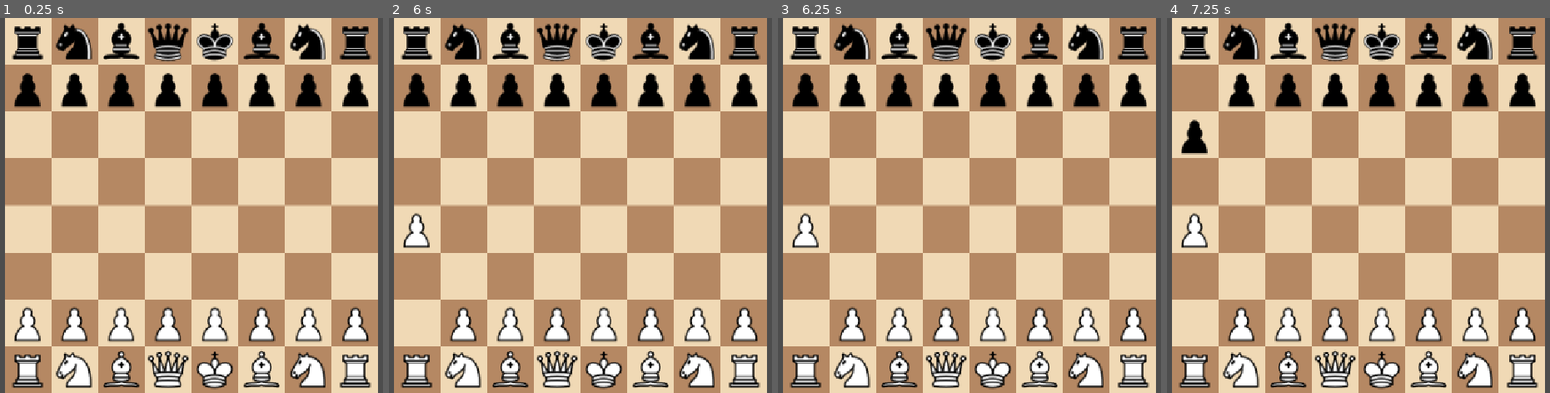
Above: before the commit, frames 1-4 (left to right).
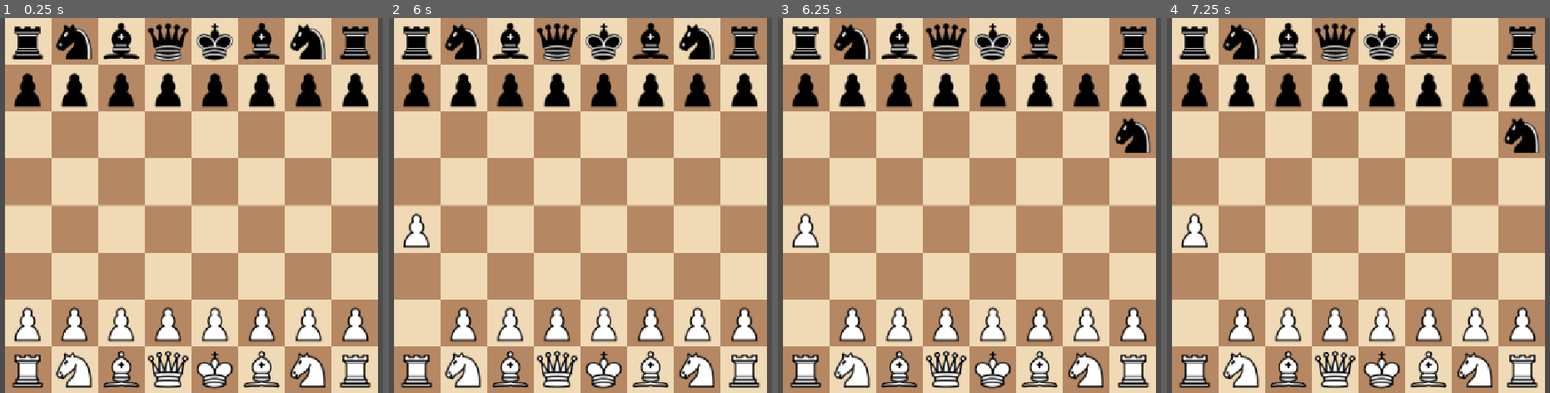
Above: after the commit, the same moments.

Repository: Australiaisfake7/Pozzo
Game: Godot game, scene res://Scenes/main.tscn
The game is run twice, just before and just after one commit, with the same random seed, the same clock (stepped at 60 frames per second) and the same inputs.
Inputs (mouse positions are in pixels of both pictures, inside the frame that each line leads up to):
- Up to frame 1 (0.25 s): no input
- Up to frame 2 (6 s): click (415, 321) at 0.52 s; click (415, 321) at 1.27 s; click (415, 321) at 2.02 s; tap Enter at 2.75, 4.25, 5.75 s; move the mouse to (726, 186) at 2.77 s; tap Space at 3.5, 5 s; move the mouse to (446, 224) at 3.52 s; move the mouse to (645, 123) at 4.27 s; move the mouse to (546, 280) at 5.02 s; move the mouse to (outside the picture) at 5.77 s
- Up to frame 3 (6.25 s): no input
- Up to frame 4 (7.25 s): tap Space at 6.5 s; move the mouse to (outside the picture) at 6.52 s

Frames 1-2 are identical in both runs. In frame 3, 1.3% of the frame differs, in the area x 75-98%, y 1-36%; in frame 4, 2.1%, in the area x 3-98%, y 1-37%.

Commit message:
Added move ordering and iterative deepening

Diff:
--- a/Scenes/main.tscn
+++ b/Scenes/main.tscn
@@ -23,8 +23,8 @@
 anchor_bottom = 1.0
 grow_horizontal = 2
 grow_vertical = 2
-size_flags_horizontal = 3
-size_flags_vertical = 3
+size_flags_horizontal = 4
+size_flags_vertical = 4
 stretch_mode = 1
 
 [node name="Board" parent="AspectRatioContainer" unique_id=544428359 instance=ExtResource("1_8gbba")]
--- a/Scripts/board.gd
+++ b/Scripts/board.gd
@@ -133,7 +133,7 @@
 		_make_move(move)
 
 func _run_engine(boards_copy : PackedInt64Array, is_white_turn : bool, depth : int, castle_rights : Array[bool]) -> void:
-	var move : Move = ChessEngine.find_best_move(boards_copy, is_white_turn, depth, castle_rights)
+	var move : Move = ChessEngine.find_best_move(boards_copy, is_white_turn, 2500, castle_rights)
 
 	call_deferred("_on_engine_finished", move)
 
--- a/Scripts/chess_engine.gd
+++ b/Scripts/chess_engine.gd
@@ -1,6 +1,12 @@
 class_name ChessEngine
 
-const piece_values : PackedInt64Array = [120, 300, 340, 500, 900, 0]
+const PIECE_VALUES : PackedInt64Array = [120, 300, 340, 500, 900, 0]
+const MAX_DEPTH = 8
+
+# Debug vars
+static var nodes_searched : int = 0
+static var max_depth_searched : int = 0
+static var time_in_check : int = 0
 
 class Ray:
 	enum {ROOK, BISHOP, KNIGHT, INVALID}
@@ -224,6 +230,7 @@
 
 static func _is_check(boards : PackedInt64Array, is_white_turn : bool) -> bool:
 	# is_white_turn represents side being checked for check, i.e. the one currently moving
+	var start_time : int = Time.get_ticks_msec()
 
 	var white_board : int = boards[0] | boards[1] | boards[2] | boards[3] | boards[4] | boards[5]
 	var black_board : int = boards[6] | boards[7] | boards[8] | boards[9] | boards[10] | boards[11]
@@ -241,20 +248,24 @@
 
 	for pos in _knight_moves(king_pos, boards, is_white_turn):
 		if _is_piece_at(pos, boards[1 + 6 - color_offset]):
+			time_in_check += Time.get_ticks_msec() - start_time
 			return true
 
 	# Rook or queen
 	for pos in _sliding_moves(king_pos, true, false, boards, is_white_turn):
 		if _is_piece_at(pos, boards[3 + 6 - color_offset]) || _is_piece_at(pos, boards[4 + 6 - color_offset]):
+			time_in_check += Time.get_ticks_msec() - start_time
 			return true
 
 	# Bishop or queen
 	for pos in _sliding_moves(king_pos, false, true, boards, is_white_turn):
 		if _is_piece_at(pos, boards[2 + 6 - color_offset]) || _is_piece_at(pos, boards[4 + 6 - color_offset]):
+			time_in_check += Time.get_ticks_msec() - start_time
 			return true
 
 	for pos in _king_moves(king_pos, boards, is_white_turn, false):
 		if _is_piece_at(pos, boards[5 + 6 - color_offset]):
+			time_in_check += Time.get_ticks_msec() - start_time
 			return true
 
 	# Check attacking pawns
@@ -272,8 +283,10 @@
 				continue
 
 			if _is_piece_at(offset_file + offset_rank * 8, boards[6 - color_offset]):
+				time_in_check += Time.get_ticks_msec() - start_time
 				return true
 
+	time_in_check += Time.get_ticks_msec() - start_time
 	return false
 
 static func _boards_after_move(move : Move, boards : PackedInt64Array) -> PackedInt64Array:
@@ -607,17 +620,48 @@
 	var sum : int = 0
 
 	for piece in pieces:
-		sum += piece_values[piece % 6] * (1 if piece < 6 else -1)
+		sum += PIECE_VALUES[piece % 6] * (1 if piece < 6 else -1)
 
 	return sum / 100.0
+
+# Sort moves for efficient alpha beta search
+static func _sort_moves(boards : PackedInt64Array, moves : Array[Move], last_best : Move, is_white_turn : bool) -> Array[Move]:
+	var moves_and_scores : Array
+
+	var color_offset: int = 6 if is_white_turn else 0
+	for move in moves:
+		var scored : bool = false
+		if last_best != null && move.start_pos == last_best.start_pos && move.end_pos == last_best.end_pos:
+			moves_and_scores.append([move, 10000])
+			continue
+		for i in range(color_offset, color_offset + 6):
+			if _is_piece_at(move.end_pos, boards[i]):
+				var capture_value : int = PIECE_VALUES[i % 6]
+				var attacker_value : int = PIECE_VALUES[move.type % 6]
+				moves_and_scores.append([move, capture_value - attacker_value + 1000])
+				scored = true
+				break
+		if !scored:
+			moves_and_scores.append([move, 0])
+
+	moves_and_scores.sort_custom(func(a, b): return a[1] > b[1])
+	var sorted_moves : Array[Move] = []
+
+	for move in moves_and_scores:
+		sorted_moves.append(move[0])
+
+	return sorted_moves
 
 # Negamax search
 static func _tree_search_eval(boards : PackedInt64Array, is_white_turn : bool, depth : int, alpha : float, beta : float, castle_rights : Array[bool]) -> float:
+	nodes_searched += 1
+
 	if depth == 0:
 		# Static eval
 		return _static_eval(boards, is_white_turn) * (1 if is_white_turn else -1)
 
 	var legal_moves : Array[Move] = _get_pseudo_legal_moves(boards, is_white_turn)
+	legal_moves = _sort_moves(boards, legal_moves, null, is_white_turn)
 
 	var legal_move_found : bool = false
 	for move in legal_moves:
@@ -636,14 +680,14 @@
 
 	return alpha
 
-
-static func find_best_move(boards : PackedInt64Array, is_white_turn : bool, depth : int, castle_rights : Array[bool]) -> Move:
+# Returns the best move and its eval
+static func _move_search(boards : PackedInt64Array, is_white_turn : bool, depth : int, castle_rights : Array[bool], last_best_move : Move) -> Array:
 	var legal_moves : Array[Move] = _get_pseudo_legal_moves(boards, is_white_turn)
 
 	if legal_moves.size() == 0:
 		print("No moves available")
 
-	var start_time : int = Time.get_ticks_usec()
+	legal_moves = _sort_moves(boards, legal_moves, last_best_move, is_white_turn)
 
 	var max_eval : float = -INF
 	var alpha : float = -INF
@@ -661,10 +705,37 @@
 
 		alpha = max(alpha, eval)
 
-	var end_time : int = Time.get_ticks_usec()
-	print("Search took " + str((end_time - start_time) / 1000.0) + " ms")
-
-	return best_move
+	return [best_move, max_eval]
+
+static func find_best_move(boards : PackedInt64Array, is_white_turn : bool, search_ms : int, castle_rights : Array[bool]) -> Move:
+	nodes_searched = 0
+	max_depth_searched = 0
+	time_in_check = 0
+
+	var start_ms : int = Time.get_ticks_msec()
+	var move : Move = null
+	var last_score : float = 0.0
+
+	for i in range(1, MAX_DEPTH + 1):
+		max_depth_searched = i
+		var move_and_score : Array = _move_search(boards, is_white_turn, i, castle_rights, move)
+		move = move_and_score[0]
+		var score : float = move_and_score[1]
+
+		if abs(last_score - score) < 0.1 && i > 1:
+			break
+
+		if Time.get_ticks_msec() - start_ms >= search_ms:
+			break
+
+		last_score = score
+
+	print("Search took " + str(Time.get_ticks_msec() - start_ms) + "ms")
+	print("Of that, " + str(time_in_check) + " ms was spent on checking for checks")
+	print("Searched " + str(nodes_searched) + " nodes")
+	print("Searched to depth " + str(max_depth_searched))
+
+	return move
 
 static func print_board(boards : PackedInt64Array) -> void:
 	var piece_chars = ["P","N","B","R","Q","K","p","n","b","r","q","k"]
